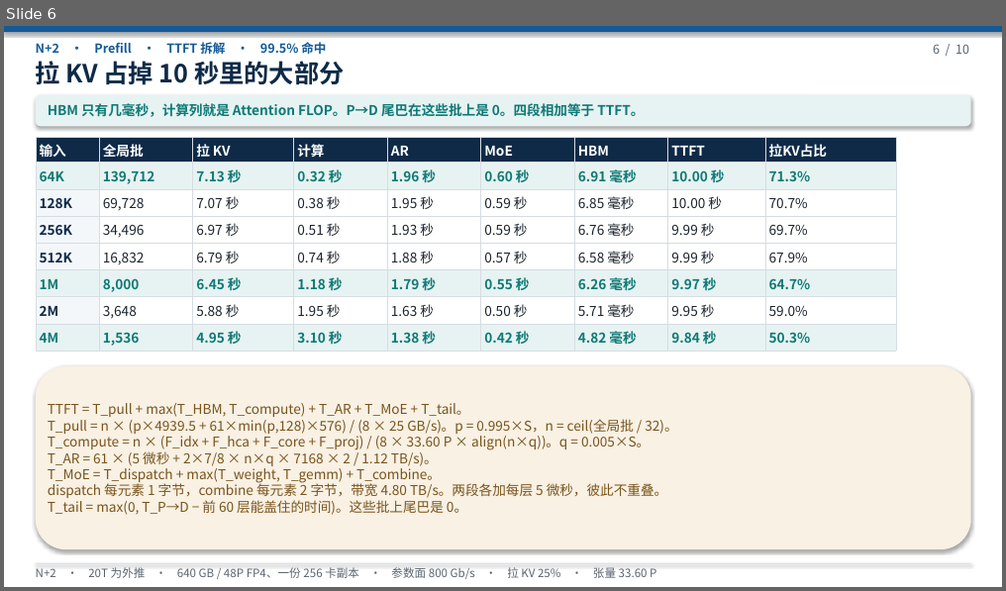
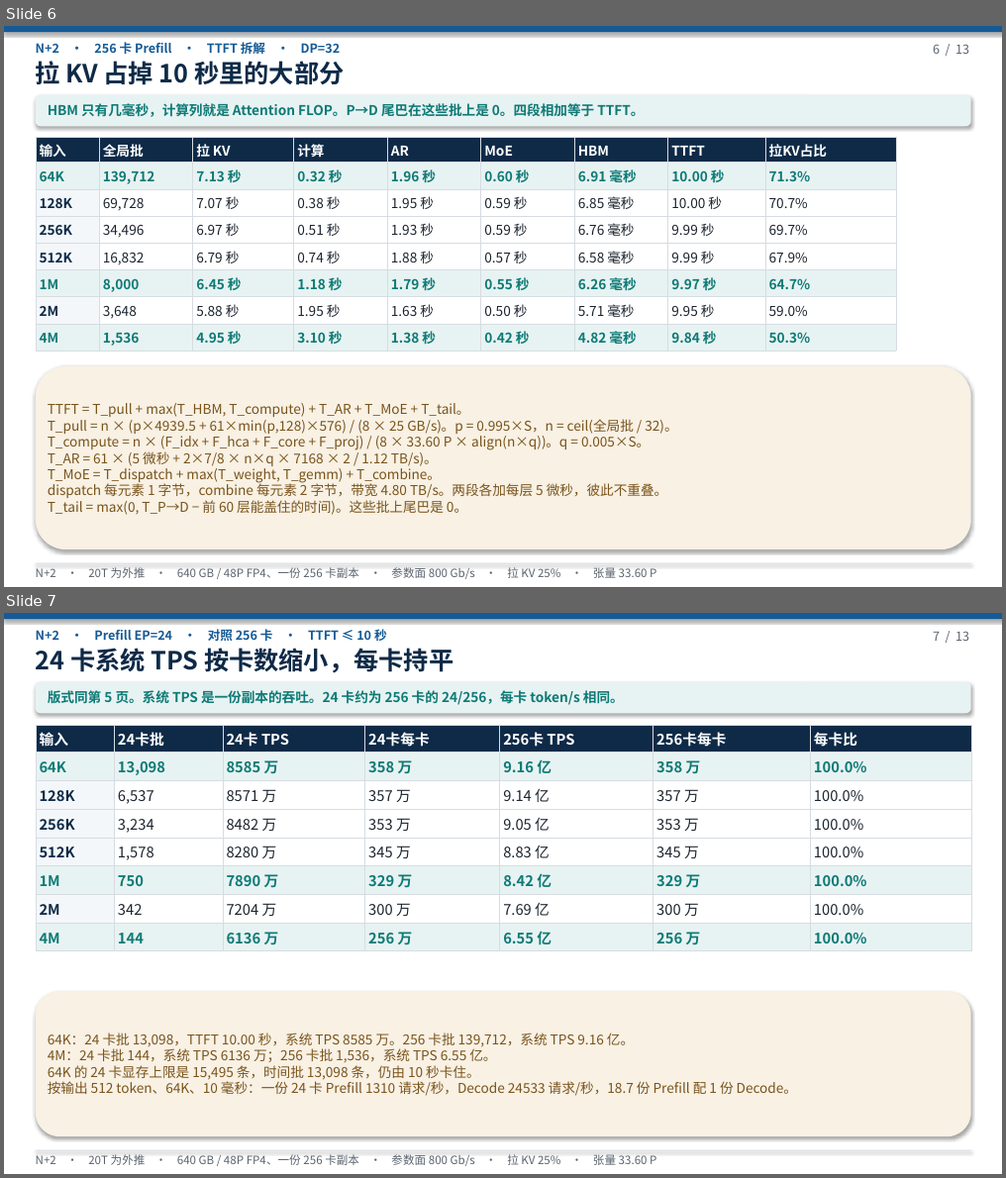
Before and after one commit to 69515164-rgb/UCL-MPComm, a slide deck: docs/deepseek-20t-n2-slo.pptx. Shown one above the other, each under a label of ours: slide 6 before the commit, slides 6 and 7 after it. The pictures are 1006x591 and 1006x1178 pixels, drawn with LibreOffice and Linux fonts; fonts in the diff are those of the drawing. Boxes give left, top, right and bottom in pixels: in the first picture for what was removed or moved away, otherwise in the second. Text is boxed around its words. In the diff, an @@ line names an element or a change of style, - is before the commit and + after.

```diff
--- a/docs/deepseek-20t-n2-slo.pptx
+++ b/docs/deepseek-20t-n2-slo.pptx
@@ slide 7 added at box(4, 613, 1002, 1174), background #FFFFFF @@
@@ rectangle added at box(4, 613, 1002, 619), fill #145A96 @@
@@ text added at box(36, 629, 387, 641), 12 pt, text #145A96, bold @@
+N+2 · Prefill EP=24 · 对照 256 卡 · TTFT ≤ 10 秒
@@ text added at box(933, 631, 969, 641), 12 pt, text #5A636E @@
+7 / 13
@@ text added at box(36, 648, 453, 673), 24 pt, text #0E2A47, bold @@
+24 卡系统 TPS 按卡数缩小，每卡持平
@@ rounded rectangle added at box(36, 682, 971, 713), fill #E7F3F2 @@
@@ text added at box(48, 690, 624, 705), 13 pt, text #0E7A76, bold @@
+版式同第 5 页。系统 TPS 是一份副本的吞吐。24 卡约为 256 卡的 24/256，每卡 token/s 相同。
@@ table added at box(36, 725, 971, 952), 8 rows, 7 columns @@
+输入 | 24卡批 | 24卡 TPS | 24卡每卡 | 256卡 TPS | 256卡每卡 | 每卡比
+64K | 13,098 | 8585 万 | 358 万 | 9.16 亿 | 358 万 | 100.0%
+128K | 6,537 | 8571 万 | 357 万 | 9.14 亿 | 357 万 | 100.0%
+256K | 3,234 | 8482 万 | 353 万 | 9.05 亿 | 353 万 | 100.0%
+512K | 1,578 | 8280 万 | 345 万 | 8.83 亿 | 345 万 | 100.0%
+1M | 750 | 7890 万 | 329 万 | 8.42 亿 | 329 万 | 100.0%
+2M | 342 | 7204 万 | 300 万 | 7.69 亿 | 300 万 | 100.0%
+4M | 144 | 6136 万 | 256 万 | 6.55 亿 | 256 万 | 100.0%
@@ rounded rectangle added at box(36, 991, 971, 1137), fill #F8F1E4 @@
@@ text added at box(48, 1033, 797, 1096), 13 pt, text #7A541C @@
+64K：24 卡批 13,098，TTFT 10.00 秒，系统 TPS 8585 万。256 卡批 139,712，系统 TPS 9.16 亿。
+4M：24 卡批 144，系统 TPS 6136 万；256 卡批 1,536，系统 TPS 6.55 亿。
+64K 的 24 卡显存上限是 15,495 条，时间批 13,098 条，仍由 10 秒卡住。
+按输出 512 token、64K、10 毫秒：一份 24 卡 Prefill 1310 请求/秒，Decode 24533 请求/秒，18.7 份 Prefill 配 1 份 Decode。
@@ rectangle added at box(36, 1151, 971, 1152), fill #D6DCE2 @@
@@ text added at box(36, 1155, 656, 1166), 11 pt, text #5A636E @@
+N+2 · 20T 为外推 · 640 GB / 48P FP4、一份 256 卡副本 · 参数面 800 Gb/s · 拉 KV 25% · 张量 33.60 P
@@ slide 6 changed as well @@
@@ text at box(36, 40, 341, 57): text changed @@
-N+2 · Prefill · TTFT 拆解 · 99.5% 命中
+N+2 · 256 卡 Prefill · TTFT 拆解 · DP=32
@@ text at box(933, 44, 969, 54): text changed @@
-6 / 10
+6 / 13
```
Also in this commit, not shown: 9 other slides changed, 2 other slides added, 2 other files.
